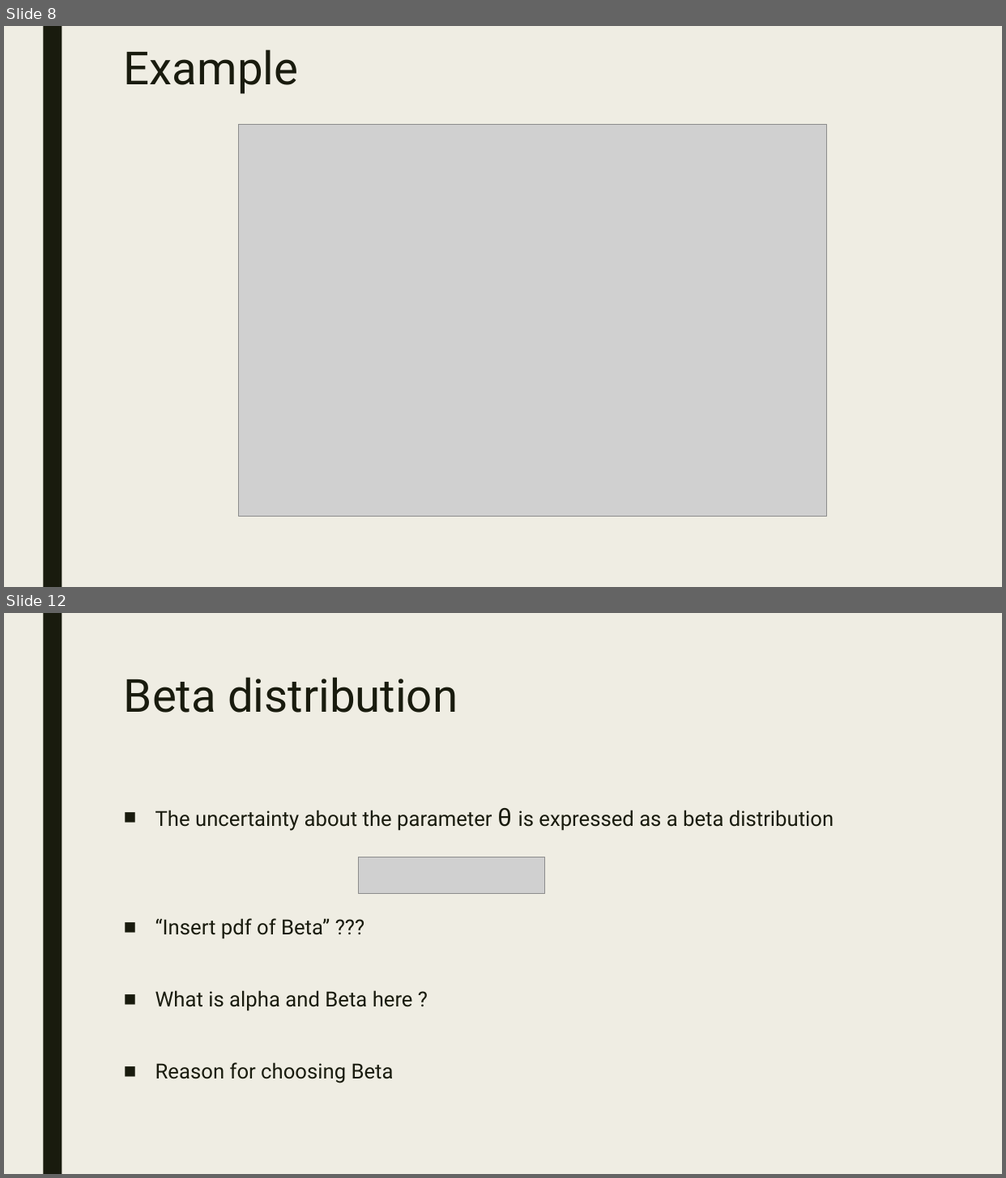
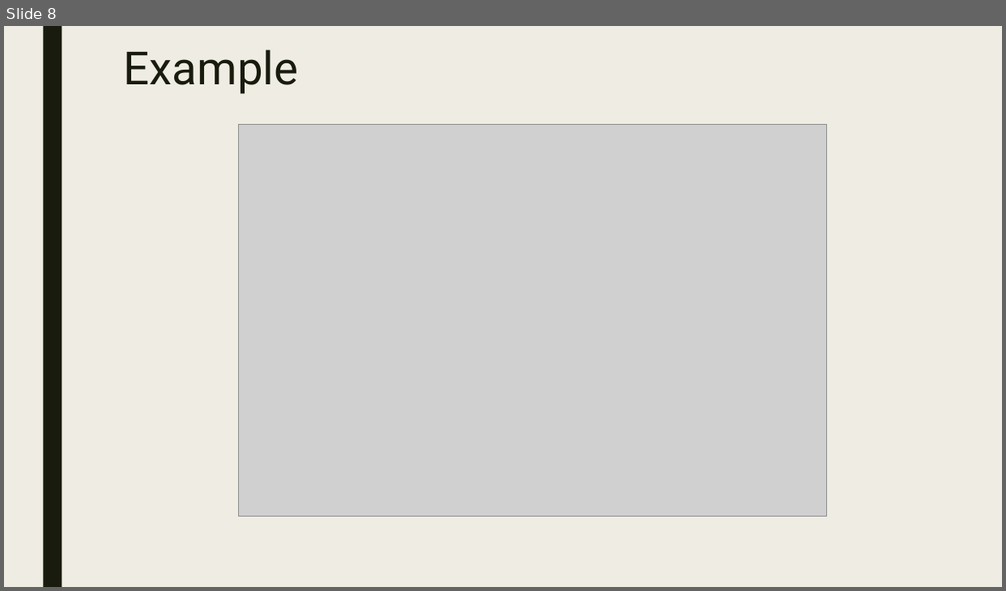
Before and after one commit to CourseReps/ECEN689-Fall2018, a slide deck: Students/siddharthajit/Tutorial Presentation/Thompson Sampling.pptx. Shown one above the other, each under a label of ours: slides 8 and 12 before the commit, slide 8 after it; the slides between them are not shown. The pictures are 1006x1178 and 1006x591 pixels, drawn with LibreOffice and Linux fonts; fonts in the diff are those of the drawing; grey boxes stand for pictures. Boxes give left, top, right and bottom in pixels: in the first picture for what was removed or moved away, otherwise in the second. Text is boxed around its words. In the diff, an @@ line names an element or a change of style, - is before the commit and + after.

```diff
--- a/Students/siddharthajit/Tutorial Presentation/Thompson Sampling.pptx
+++ b/Students/siddharthajit/Tutorial Presentation/Thompson Sampling.pptx
@@ slide 12 removed at bbox=[4, 613, 1002, 1174], background #EFEDE3; not listed: 1 template element that a slide beside it also shows @@
@@ title removed at bbox=[124, 677, 458, 713] @@
-Beta distribution
@@ text removed at bbox=[155, 808, 833, 1084] @@
-■ The uncertainty about the parameter θ is expressed as a beta distribution
-■ “Insert pdf of Beta” ???
-■ What is alpha and Beta here ?
-■ Reason for choosing Beta
@@ picture removed at bbox=[359, 857, 545, 894] @@
```
Also in this commit, not shown: 9 slides changed, 6 slides added, 5 other slides removed.
